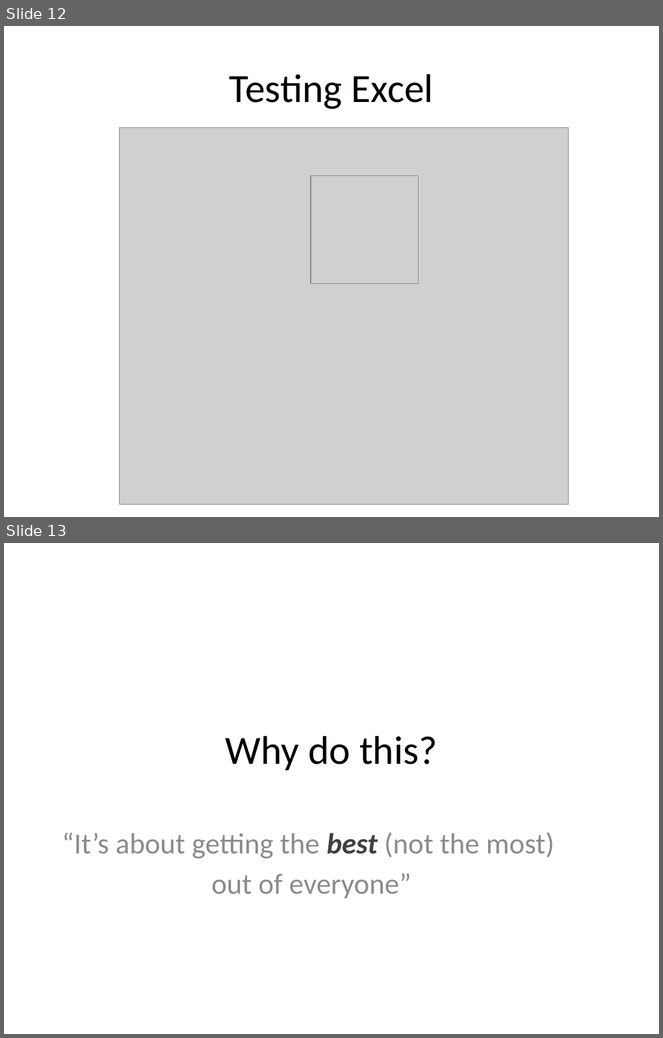
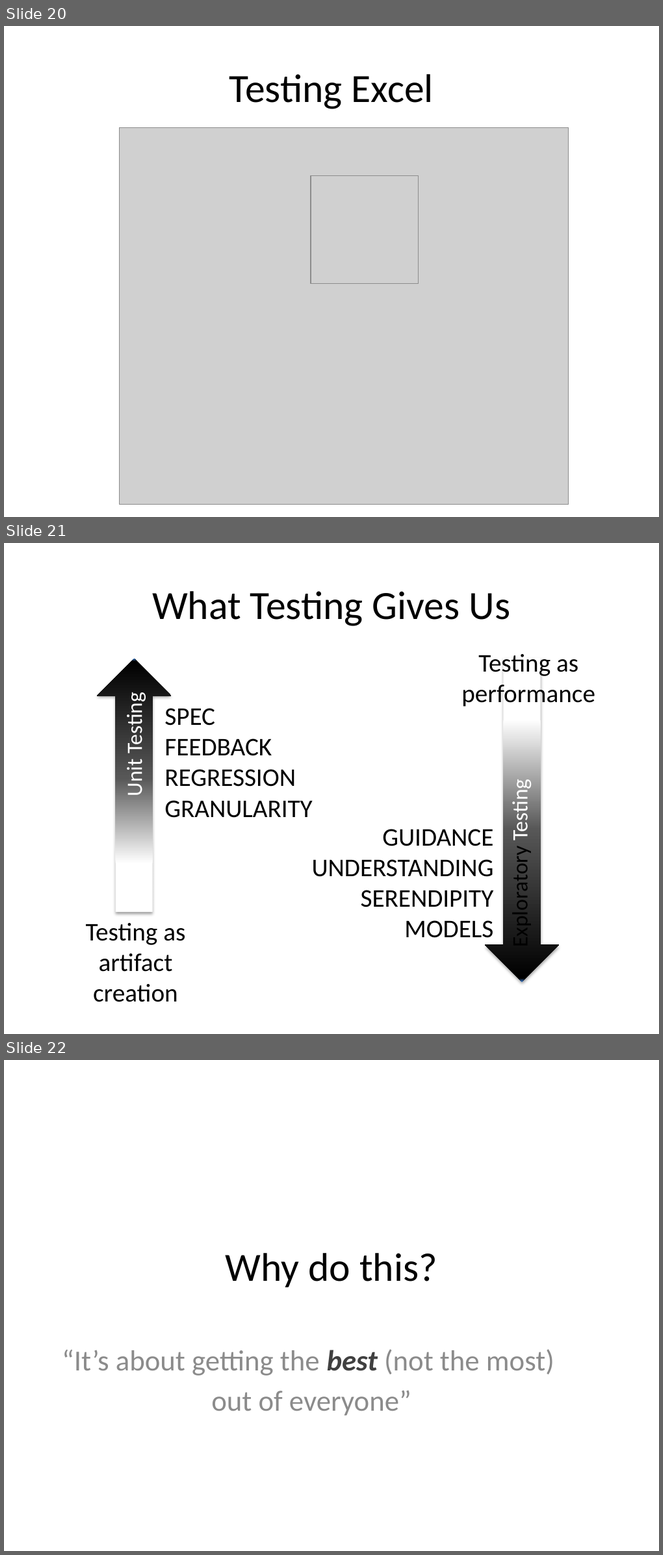
Before and after one commit to maaretp/TalesOfDeveloperTesterCollaboration, a slide deck: Tales from Tester Developer Collaboration.pptx. Shown one above the other, each under a label of ours: slides 12 and 13 before the commit, slides 20, 21 and 22 after it. The pictures are 663x1038 and 663x1555 pixels, drawn with LibreOffice and Linux fonts; fonts in the diff are those of the drawing; grey boxes stand for pictures. Boxes give left, top, right and bottom in pixels: in the first picture for what was removed or moved away, otherwise in the second. Text is boxed around its words. In the diff, an @@ line names an element or a change of style, - is before the commit and + after.

```diff
--- a/Tales from Tester Developer Collaboration.pptx
+++ b/Tales from Tester Developer Collaboration.pptx
@@ slide 21 added at (4,543,659,1034), background #FFFFFF @@
@@ title added at (152,591,511,626), 44 pt, text #000000 @@
+What Testing Gives Us
@@ up arrow added at (97,659,171,913), fill gradient #FFFFFF to #575757 to #000000 to #3D7CC7 @@
@@ text added at (462,654,596,709), 28 pt, text #000000 @@
+Testing as performance
@@ up arrow added at (485,657,559,982), fill gradient #FFFFFF to #575757 to #000000 to #3D7CC7 @@
@@ text added at (121,698,148,795), 24 pt, text #FFFFFF @@
+Unit Testing
@@ text added at (165,708,312,818), 28 pt, text #000000 @@
+SPEC
+FEEDBACK
+REGRESSION
+GRANULARITY
@@ text added at (507,785,534,948), 24 pt, text #000000 @@
+Exploratory Testing
@@ text added at (312,829,494,938), 28 pt, text #000000 @@
+GUIDANCE
+UNDERSTANDING
+SERENDIPITY
+MODELS
@@ text added at (86,923,185,1003), 28 pt, text #000000 @@
+Testing as artifact creation
@@ what was slide 12 is now slide 20 @@
@@ what was slide 13 is now slide 22 @@
```
Also in this commit, not shown: 2 slides changed, 9 other slides added, 1 slide removed.
